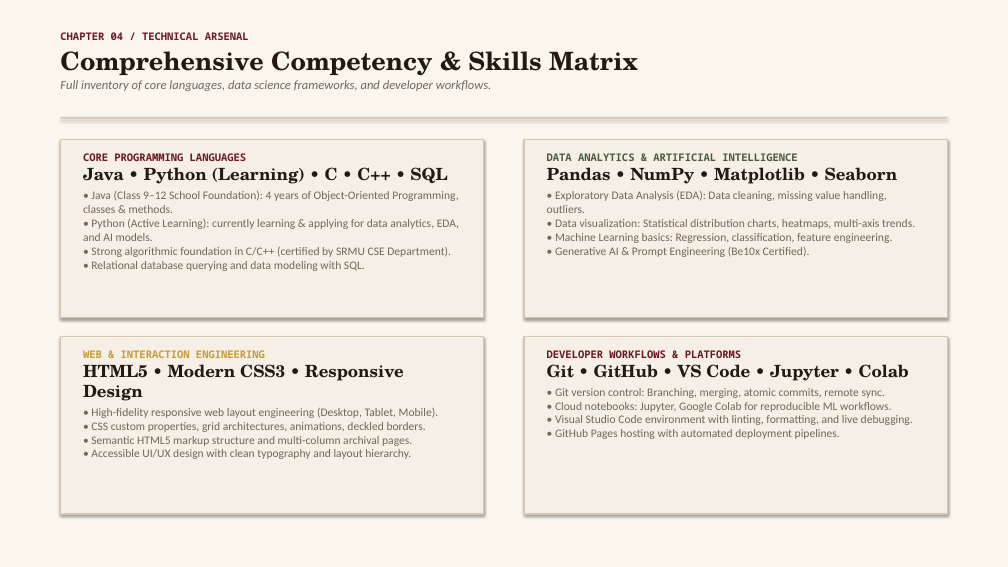
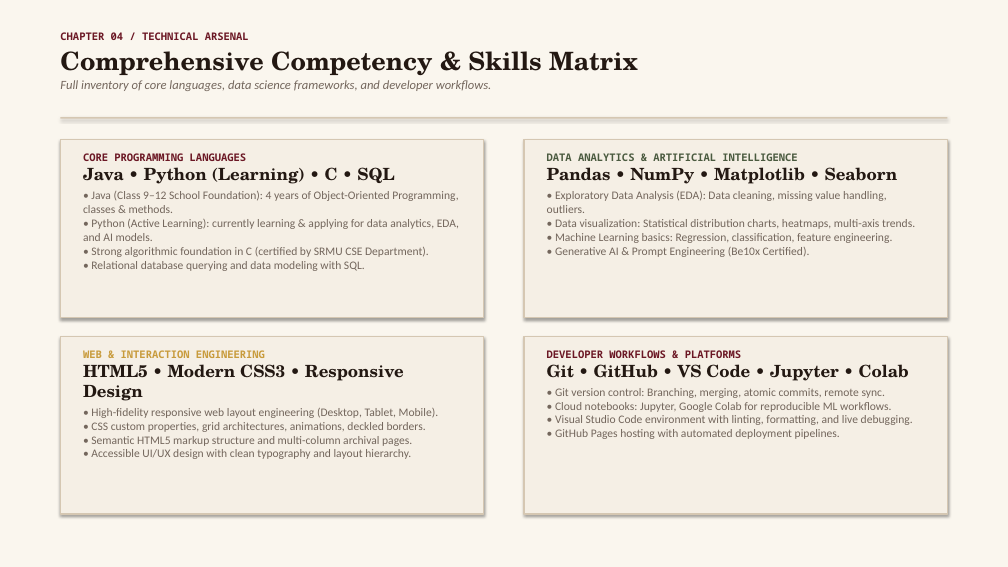
Before and after one commit to Aashi230/portfolio, a slide deck: slide 8 of Aashi_Srivastava_Portfolio_Presentation.pptx. Drawn at 1008x567 pixels with LibreOffice and Linux fonts; fonts in the diff are those of the drawing. Boxes give left, top, right and bottom in pixels: in the first picture for what was removed or moved away, otherwise in the second. Text is boxed around its words. In the diff, an @@ line names an element or a change of style, - is before the commit and + after.

Commit message:
Remove C++ from languages, keep Java, Python (learning), C, SQL

```diff
--- a/Aashi_Srivastava_Portfolio_Presentation.pptx
+++ b/Aashi_Srivastava_Portfolio_Presentation.pptx
@@ text at (83, 191, 459, 271): text changed @@
-Java • Python (Learning) • C • C++ • SQL
-• Java (Class 9–12 School Foundation): 4 years of Object-Oriented Programming, classes & methods.
-• Python (Active Learning): currently learning & applying for data analytics, EDA, and AI models.
-• Strong algorithmic foundation in C/C++ (certified by SRMU CSE Department).
-• Relational database querying and data modeling with SQL.
+Java • Python (Learning) • C • SQL
+• Java (Class 9–12 School Foundation): 4 years of Object-Oriented Programming, classes & methods.
+• Python (Active Learning): currently learning & applying for data analytics, EDA, and AI models.
+• Strong algorithmic foundation in C (certified by SRMU CSE Department).
+• Relational database querying and data modeling with SQL.
```
Also in this commit, not shown: 1 other slide changed, 2 other files.
